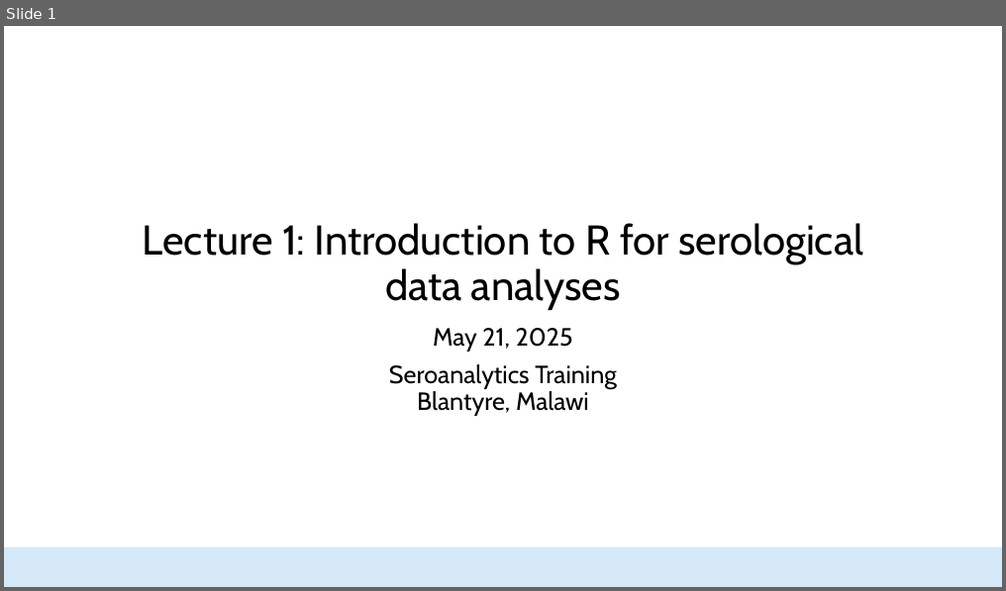
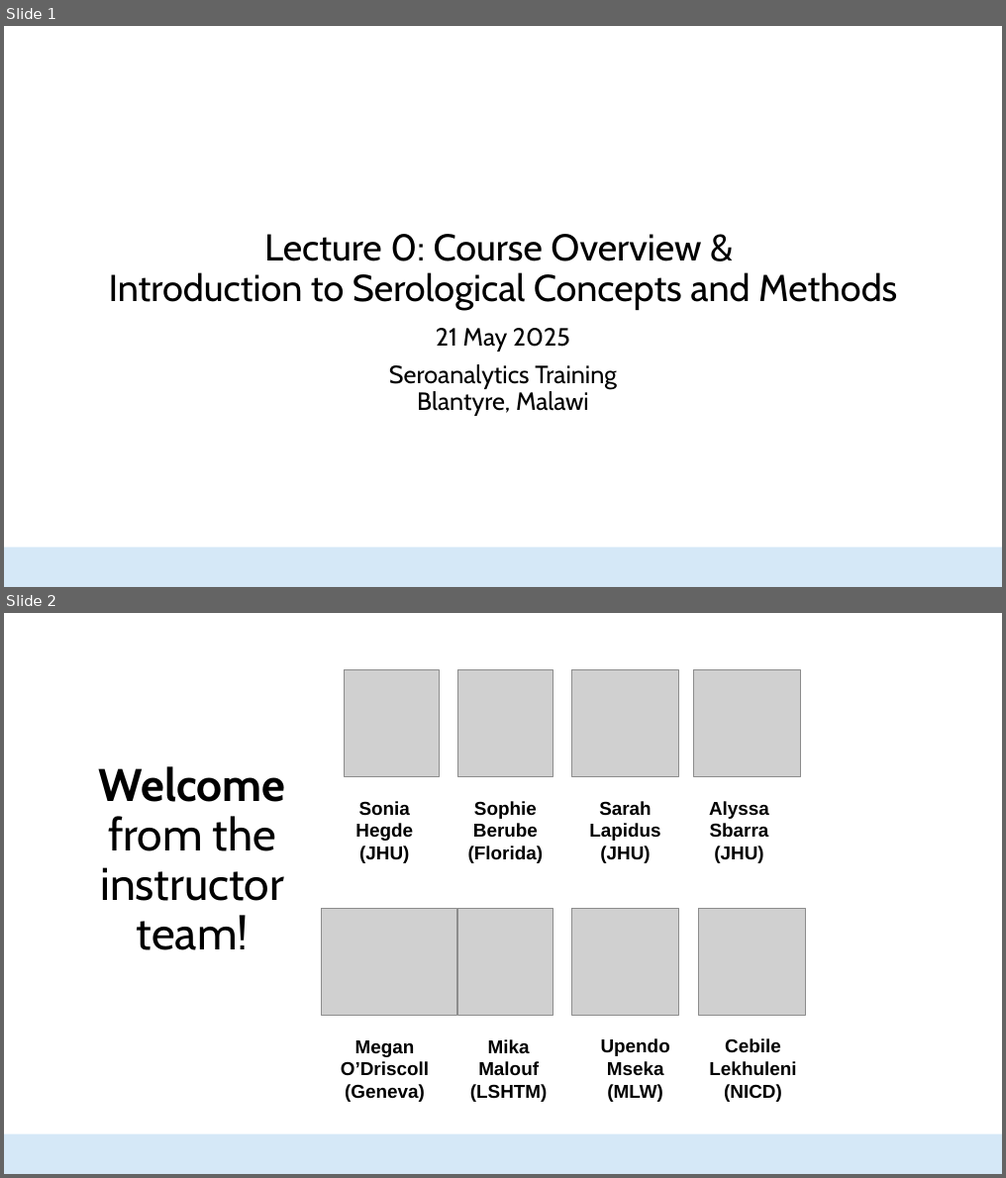
Before and after one commit to HopkinsIDD/seroanalytics_workshop, a slide deck: Lecture 1/Lecture 1.pptx. Shown one above the other, each under a label of ours: slide 1 before the commit, slides 1 and 2 after it. The pictures are 1006x591 and 1006x1178 pixels, drawn with LibreOffice and Linux fonts; fonts in the diff are those of the drawing; grey boxes stand for pictures; background and template pictures are left out. Boxes give left, top, right and bottom in pixels: in the first picture for what was removed or moved away, otherwise in the second. Text is boxed around its words. In the diff, an @@ line names an element or a change of style, - is before the commit and + after.

```diff
--- a/Lecture 1/Lecture 1.pptx
+++ b/Lecture 1/Lecture 1.pptx
@@ slide 2 added at <box>4,613,1002,1174</box>, background #FFFFFF; not listed: 1 template element that a slide beside it also shows @@
@@ picture added at <box>345,669,439,777</box> @@
@@ picture added at <box>458,669,552,777</box> @@
@@ picture added at <box>572,669,679,777</box> @@
@@ picture added at <box>694,669,801,777</box> @@
@@ title added at <box>99,766,286,951</box>, 44 pt, text #000000 @@
+Welcome from the instructor team!
@@ text added at <box>355,801,413,863</box>, 18 pt, text #000000, bold @@
+Sonia
+Hegde
+(JHU)
@@ text added at <box>468,801,544,863</box>, 18 pt, text #000000, bold @@
+Sophie
+Berube
+(Florida)
@@ text added at <box>589,801,660,863</box>, 18 pt, text #000000, bold @@
+Sarah
+Lapidus
+(JHU)
@@ text added at <box>709,801,769,863</box>, 18 pt, text #000000, bold @@
+Alyssa
+Sbarra
+(JHU)
@@ picture added at <box>322,909,456,1016</box> @@
@@ picture added at <box>457,909,552,1016</box> @@
@@ picture added at <box>572,909,679,1016</box> @@
@@ picture added at <box>699,909,806,1016</box> @@
@@ text added at <box>341,1041,429,1102</box>, 18 pt, text #000000, bold @@
+Megan
+O’Driscoll
+(Geneva)
@@ text added at <box>470,1040,548,1102</box>, 18 pt, text #000000, bold @@
+Mika
+Malouf
+(LSHTM)
@@ text added at <box>601,1039,670,1102</box>, 18 pt, text #000000, bold @@
+Upendo
+Mseka
+(MLW)
@@ text added at <box>709,1039,796,1102</box>, 18 pt, text #000000, bold @@
+Cebile
+Lekhuleni
+(NICD)
@@ slide 1 changed as well @@
@@ title at <box>109,234,897,310</box>: text changed; size 40 to 36 pt @@
-Lecture 1: Introduction to R for serological data analyses
+Lecture 0: Course Overview &
+Introduction to Serological Concepts and Methods
@@ subtitle at <box>436,328,570,352</box>: text changed @@
-May 21, 2025
+21 May 2025
```
Also in this commit, not shown: 31 other slides added, 14 slides removed, 16 other files.
